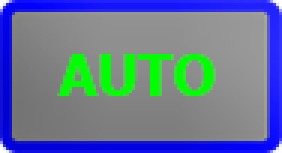
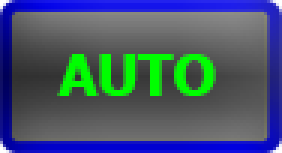
Layered file, before and after one edit (282 x 153). Changes by layer:
pixels changed over [0, 0, 282, 153] (layer not identified)
